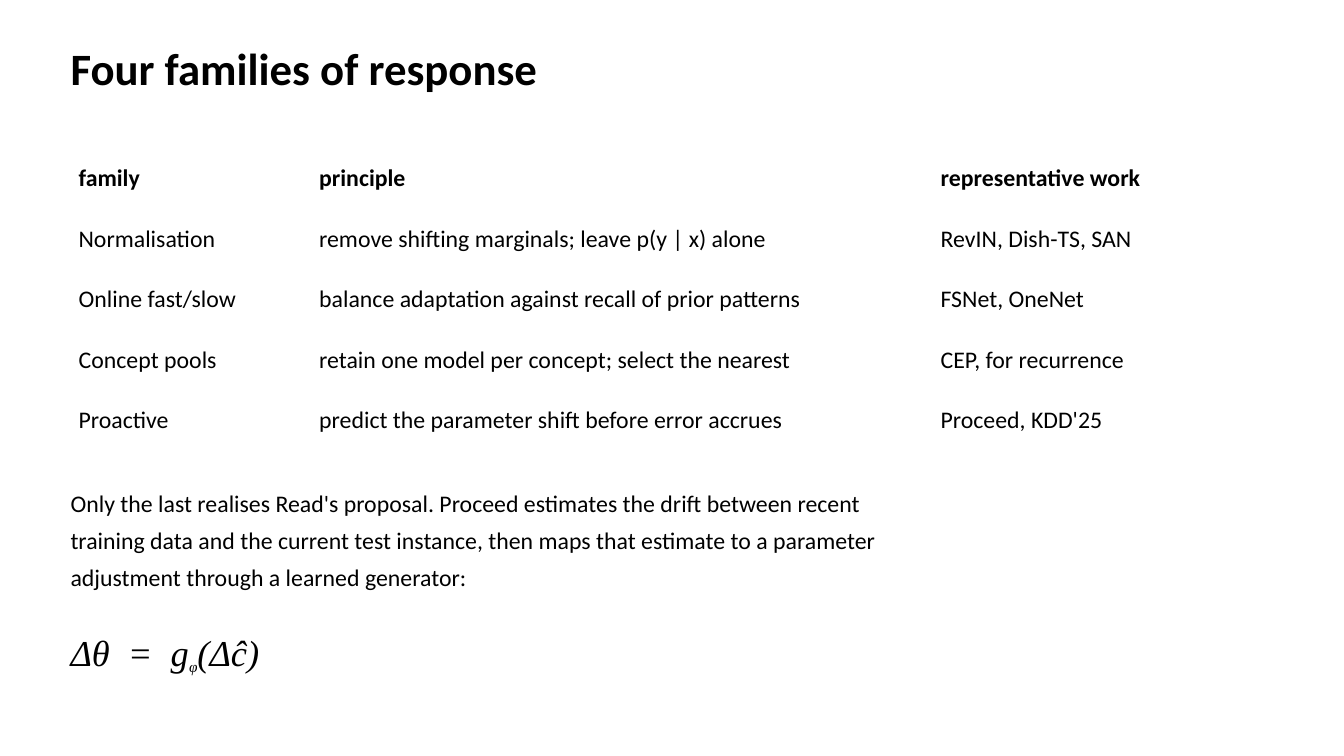
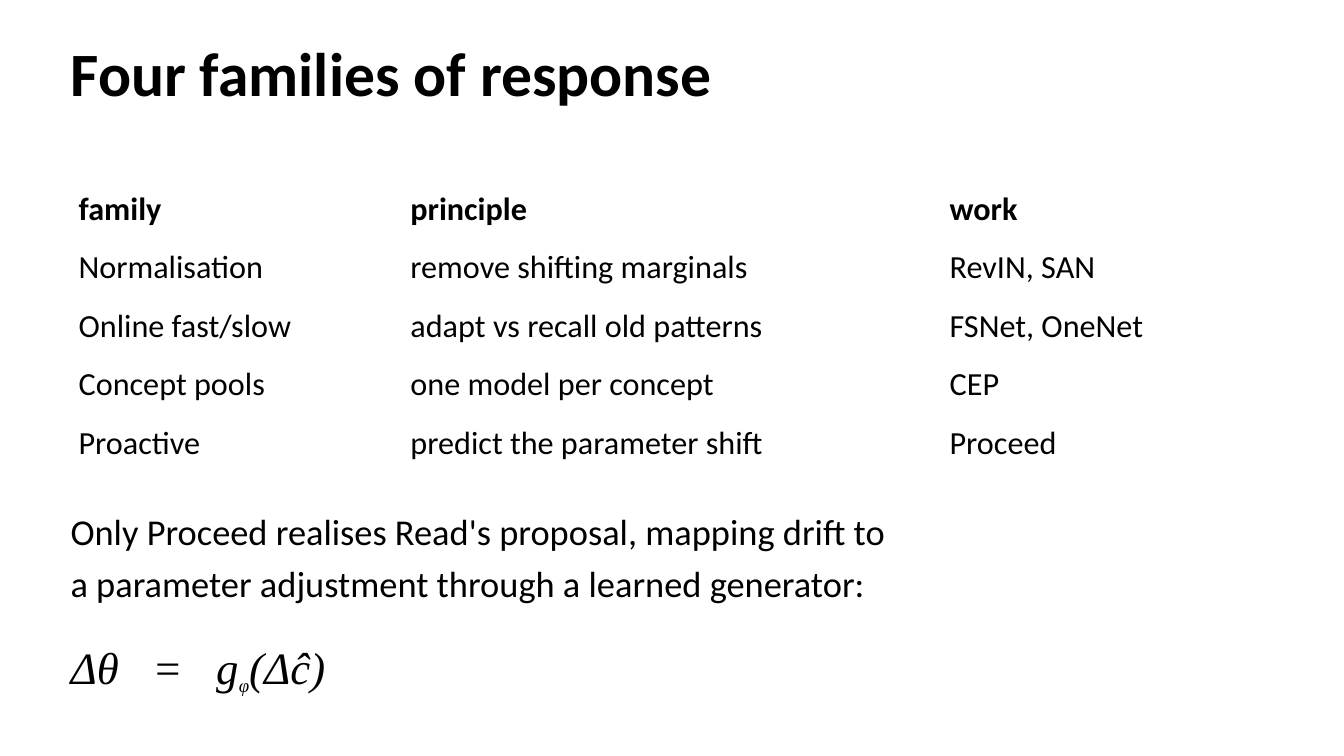
Before and after one commit to phuong0111/time-series-research, a slide deck: slide 22 of data-drift/seminar.pptx. Drawn at 1344x756 pixels with LibreOffice and Linux fonts; fonts in the diff are those of the drawing. Boxes give left, top, right and bottom in pixels: in the first picture for what was removed or moved away, otherwise in the second. Text is boxed around its words. In the diff, an @@ line names an element or a change of style, - is before the commit and + after.

```diff
--- a/data-drift/seminar.pptx
+++ b/data-drift/seminar.pptx
@@ text "Four families of response" at [71,52,711,106]: size 32 to 44 pt @@
@@ table at [71,187,1273,479] @@
-row 1, column 3: representative work
+row 1, column 3: work
-row 2, column 2: remove shifting marginals; leave p(y | x) alone
+row 2, column 2: remove shifting marginals
-row 2, column 3: RevIN, Dish-TS, SAN
+row 2, column 3: RevIN, SAN
-row 3, column 2: balance adaptation against recall of prior patterns
+row 3, column 2: adapt vs recall old patterns
-row 4, column 2: retain one model per concept; select the nearest
+row 4, column 2: one model per concept
-row 4, column 3: CEP, for recurrence
+row 4, column 3: CEP
-row 5, column 2: predict the parameter shift before error accrues
+row 5, column 2: predict the parameter shift
-row 5, column 3: Proceed, KDD'25
+row 5, column 3: Proceed
@@ size 17 to 23 pt in "family", "principle", "Normalisation", "Online fast/slow" and 3 more places @@
@@ table: place and size @@
-table at [71,161,1274,464]
+table at [71,187,1273,479]
@@ text at [71,519,885,604]: text changed; size 17 to 26 pt @@
-Only the last realises Read's proposal. Proceed estimates the drift between recent
-training data and the current test instance, then maps that estimate to a parameter
-adjustment through a learned generator:
+Only Proceed realises Read's proposal, mapping drift to
+a parameter adjustment through a learned generator:
@@ text "Δθ = gφ(Δĉ)": place and size @@
-text "Δθ = gφ(Δĉ)" at [71,640,259,673]
+text "Δθ = gφ(Δĉ)" at [71,652,325,694]
@@ text "Δθ = gφ(Δĉ)" at [71,652,325,694]: size 26 to 32 pt in "Δθ = gφ(Δĉ)"; size 18.7 to 23 pt in "gφ(Δĉ)" @@
```
Also in this commit, not shown: 26 other slides changed, 1 other file.
